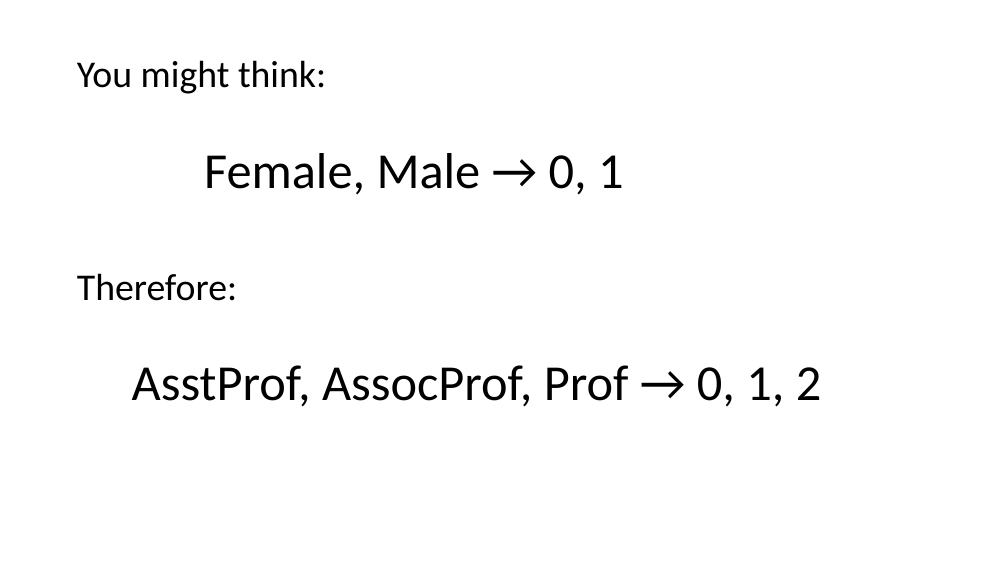
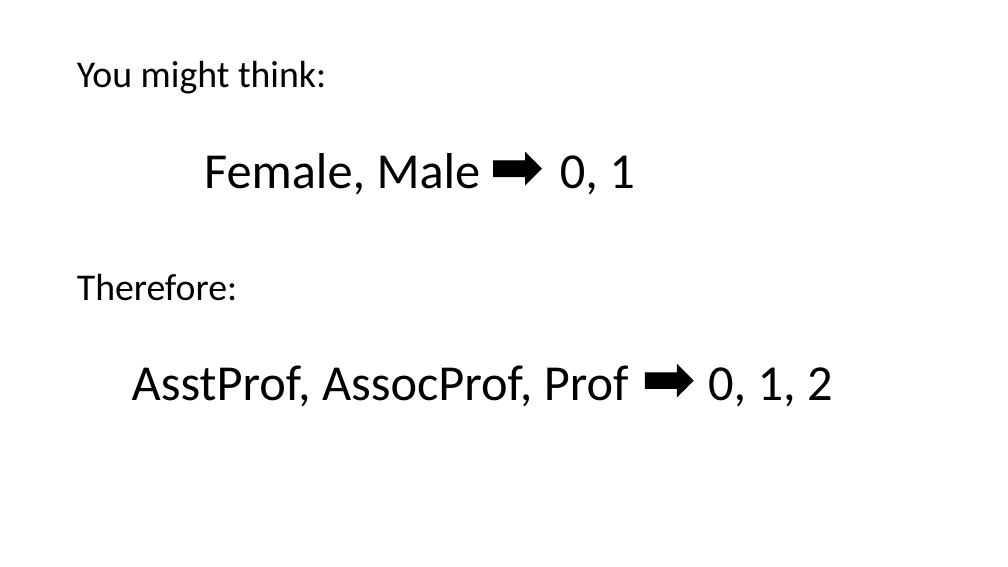
Before and after one commit to bertozzivill/infx572_winter17, a slide deck: slide 4 of module_8/part_3/rank_example/rank_example.pptx. Drawn at 1008x567 pixels with LibreOffice and Linux fonts; fonts in the diff are those of the drawing. Boxes give left, top, right and bottom in pixels: in the first picture for what was removed or moved away, otherwise in the second. Text is boxed around its words. In the diff, an @@ line names an element or a change of style, - is before the commit and + after.

Commit message:
final rank ppt for this quarter, includes typo

```diff
--- a/module_8/part_3/rank_example/rank_example.pptx
+++ b/module_8/part_3/rank_example/rank_example.pptx
@@ text at bbox=[204, 153, 634, 195]: text changed @@
-Female, Male → 0, 1
+Female, Male 0, 1
@@ right arrow added at bbox=[494, 153, 541, 184], fill #000000, outline #000000 1 pt @@
@@ text at bbox=[132, 365, 832, 407]: text changed @@
-AsstProf, AssocProf, Prof → 0, 1, 2
+AsstProf, AssocProf, Prof 0, 1, 2
@@ right arrow added at bbox=[646, 365, 693, 396], fill #000000, outline #000000 1 pt @@
```
Also in this commit, not shown: 5 other slides changed.
